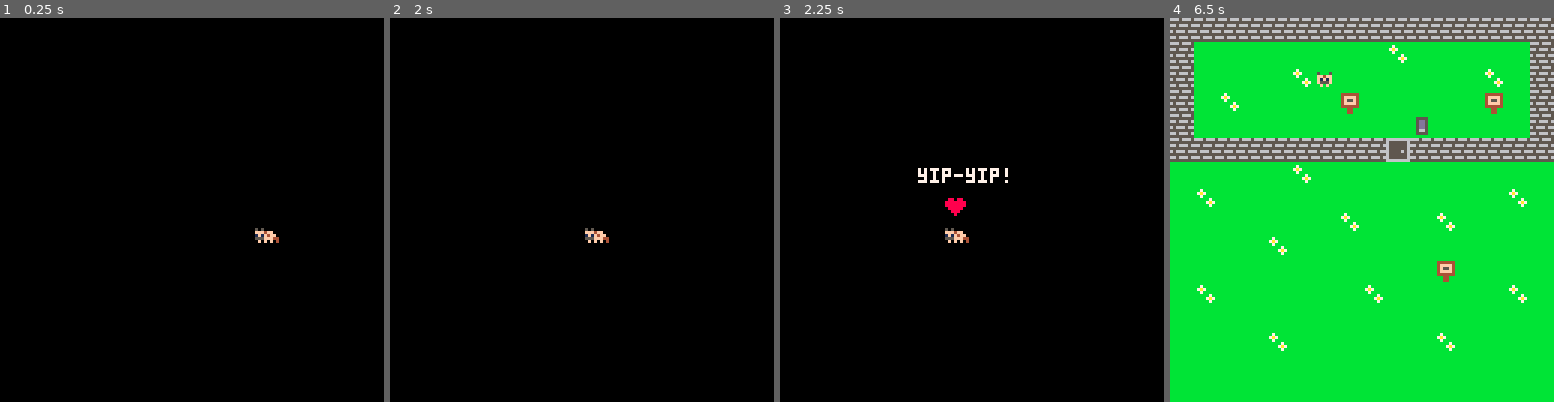
Above: before the commit, frames 1-4 (left to right).
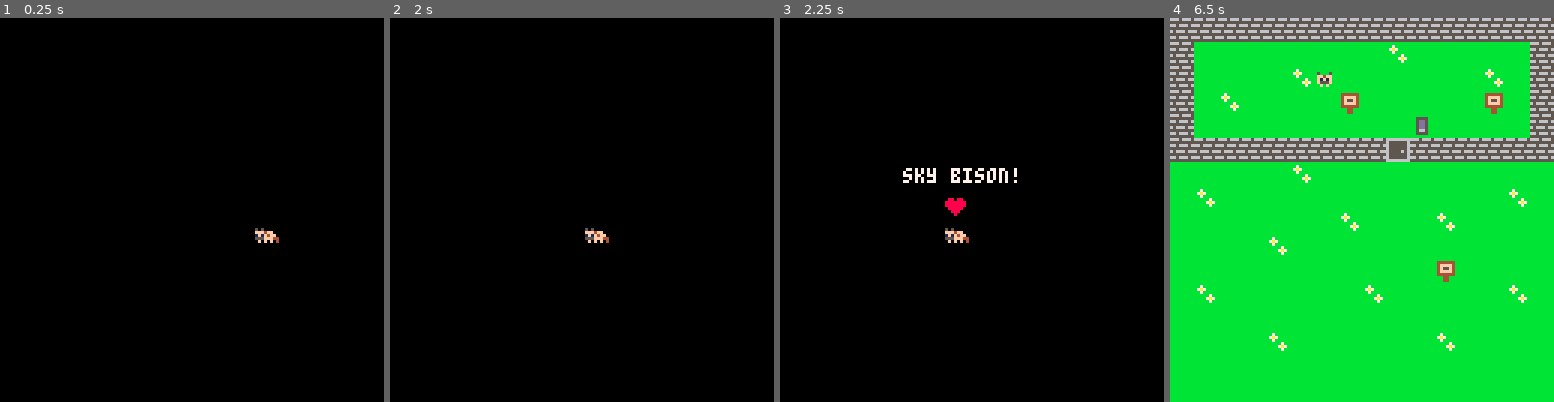
Above: after the commit, the same moments.

Repository: alaynar/yip-yip
Game: PICO-8 cartridge yipyip.p8
Same seed, same stepped clock (60 frames per second), same inputs: the game is played once before the commit and once after it.
Inputs:
- Up to frame 1 (0.25 s): no input
- Up to frame 2 (2 s): tap X (X key) at 0.33, 1.07, 1.85 s; tap O (Z key) at 0.7, 1.7 s; hold Right from 1.6 s (still down)
- Up to frame 3 (2.25 s): release Right at 2.1 s; tap O (Z key) at 2.1 s; hold Up from 2.15 s (still down)
- Up to frame 4 (6.5 s): release Up at 2.42 s; hold Right 2.47-3.03 s; tap O (Z key) every 0.4 s from 2.5 to 6.1 s; tap X (X key) every 1.12 s from 2.97 to 6.32 s; hold Left 3.08-3.58 s; hold Down 3.63-3.97 s; hold Right 4.02-4.68 s; hold Up 4.73-5.03 s; hold Left 5.08-5.68 s; hold Down 5.73-6.03 s; hold Right from 6.08 s (still down)

Frames 1-2 are identical in both runs. In frame 3, 0.6% of the frame differs, in the area x 32-62%, y 39-43%; in frame 4, nothing differs.

Commit message:
Updated logo to include group name.
Changed the logo to include the group name instead of the game name.

Diff:
--- a/yipyip.p8
+++ b/yipyip.p8
@@ -59,7 +59,7 @@
     end
     if (t>60) then
     spr(15,55,60)
-    print("yip-yip!",46,50,7)
+    print("sky bison!",41,50,7)
     end
     flip() t+=1
   end
